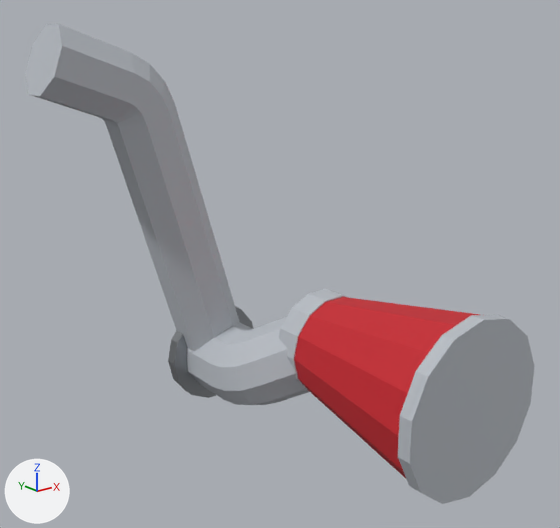
Renders of the glTF model assets/parts/intake/airflow/airflow_76_cone/strada_evo.glb from each side of a commit.
Both versions are drawn from a 50 mm lens placed at (-0.256, -0.626, 0.03), pointed at (0.138, -0.134, -0.167). The axes (+X, +Y, +Z) are drawn at lower left. The lights are the same throughout. The picture after the commit comes second. Where no turn or scale is listed for an object, it has been applied to the vertices. Vertices at exactly the same position are counted once.

Before the edit, the objects in view are built like this:
```python
me_model = bpy.data.meshes.new('model')
me_model.from_pydata(...)  # 282 vertices, 552 faces; spans x -0.148..0.148, y -0.161..0.161, z -0.189..0.189
# faces by material slot: [112, 440]
me_model.materials.append(mat_raw_metal)  # grey #a3a7ab
me_model.materials.append(mat_car_atlas)  # picture img_car_atlas
ob_model = bpy.data.objects.new('model', me_model)
ob_model.location = (0.1378, -0.1312, -0.1612)
```
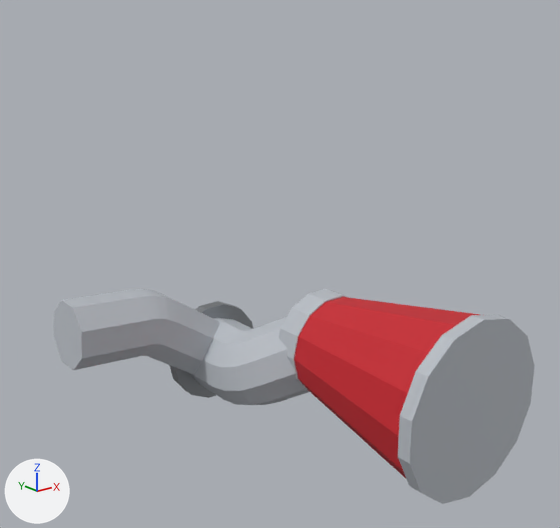
The newer file is also turned or shifted as a whole; pictures and numbers use the older file's frame.

Pixel boxes [x1, y1, x2, y2] of what changed, in the pictures (560 x 528 px; the box of a moved part takes in the faces that stretch with it):
'model', reshaped (55% shorter)
    before: [26, 24, 534, 504]
    after: [54, 289, 535, 504]
part 1 of me_model, moved or reshaped
    before: [26, 24, 240, 352]
    after: [54, 289, 220, 375]
part 2 of me_model, shading changed
    before: [187, 351, 210, 385]
    after: [194, 368, 210, 385]

What the commit changed:
me_model is used by ob_model.
me_model had 282 vertices, 552 faces and spanned x -0.148..0.148, y -0.161..0.161, z -0.189..0.189.
me_model now has 282 vertices, 552 faces and spans x -0.14..0.148, y -0.161..0.161, z -0.189..-0.026.
me_model part 1: 49 of 282 vertices moved; they spanned x -0.148..0.051, y 0.102..0.161, z -0.147..0.189 and now span x -0.14..0.039, y 0.102..0.161, z -0.163..-0.049; mean shift (0.003, 0.0, -0.183); largest move (-0.148, 0.119, 0.133) -> (-0.14, 0.119, -0.108).
me_model part 2: 1 of the faces centred in x -0.014, y 0.116, z -0.143 are now shaded smooth.
